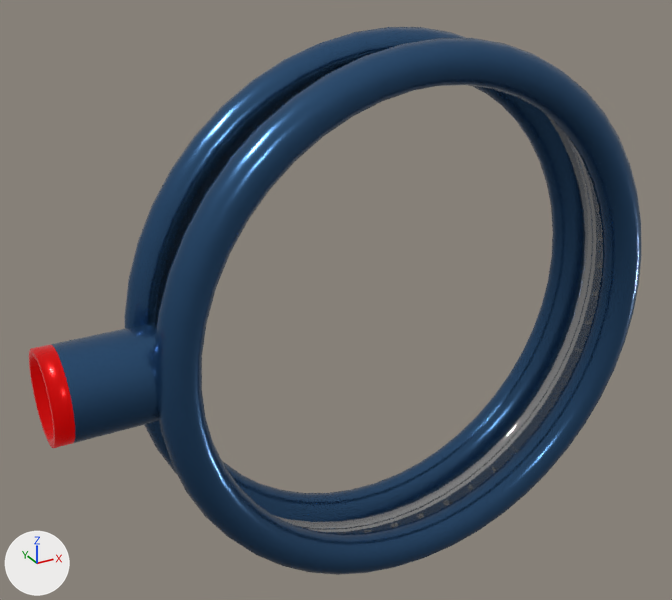
The Blender file Assets/Blender/Turret.blend as it was, and as the next commit left it.
Before and after are seen from a camera (50 mm lens) standing at (-4.65, -7.06, 3.83) and looking at (-0.64, 0.22, 0.19). The lights are fixed; the arrows at lower left show +X, +Y and +Z.
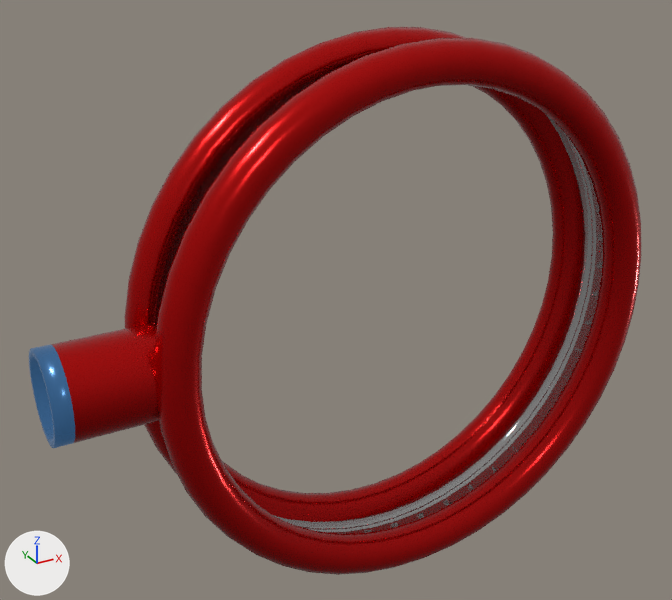
Pixel boxes [x1, y1, x2, y2] of what changed, in the pictures (672 x 600 px):
part 1 of me_torus_001, recoloured (red to blue)
    both: [29, 344, 75, 448]
part 2 of me_torus_001, recoloured (blue to red)
    both: [51, 27, 641, 575]

Diff of the bpy script that builds the scene:
```diff
--- a/Assets/Blender/Turret.blend.py
+++ b/Assets/Blender/Turret.blend.py
@@ mat_canon_blue @@
+mat_canon_blue = principled_material('Canon.Blue')
+mat_canon_blue.base_color = (0.0331, 0.105, 0.232)  # blue #335b84
+mat_canon_blue.metallic = 0.673
+mat_canon_blue.roughness = 0.217
+mat_canon_blue.emission_color = (0.0331, 0.105, 0.232)  # blue #335b84
+mat_canon_blue.emission_strength = 0.5
@@ mat_body_red @@
+mat_body_red = principled_material('Body.Red')
+mat_body_red.base_color = (0.522, 0.0, 0.0)  # red #bf0000
+mat_body_red.metallic = 0.753
+mat_body_red.roughness = 0.206
@@ me_torus_001 @@
 me_torus_001.from_pydata(...)  # 1344 vertices, 1362 faces; spans x -3.54..2.7, y -0.6..0.6, z -2.7..2.7
 # used by ob_torus_001; location = (0.0, 0.0, 0.0)
+# me_torus_001 part 1: all 97 faces that had it switch from mat_material_001 (red #bf0000) to mat_canon_blue (blue #335b84)
+# me_torus_001 part 2: all 1217 faces that had it switch from mat_material_003 (blue #335b84) to mat_body_red (red #bf0000)
 me_torus_001.materials.append(mat_material_002)
```
